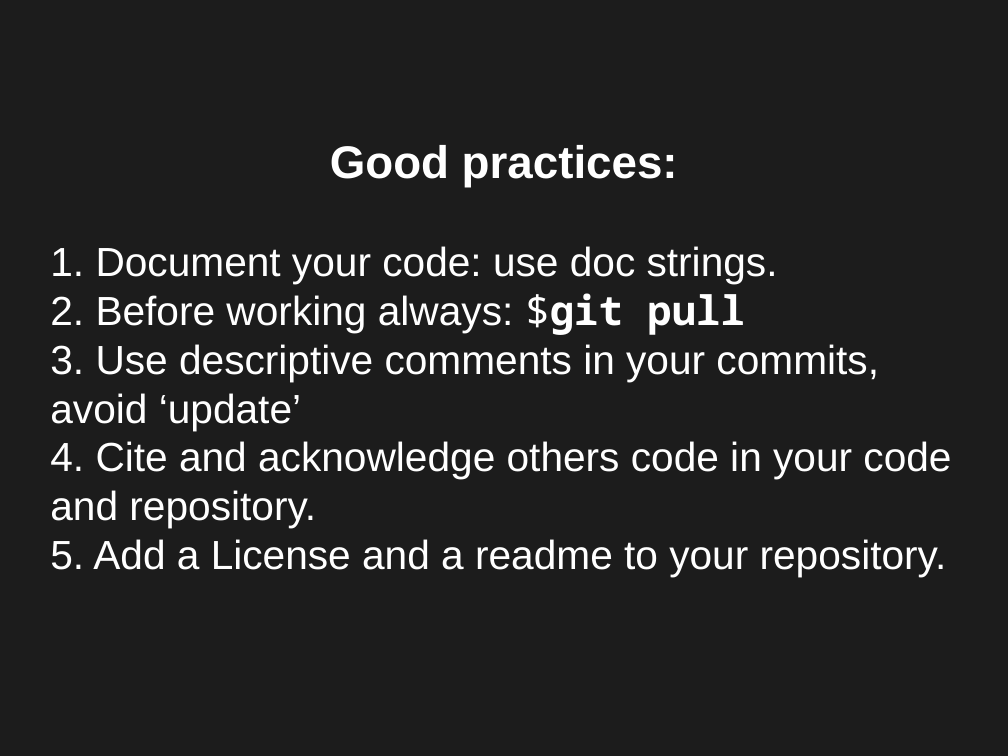
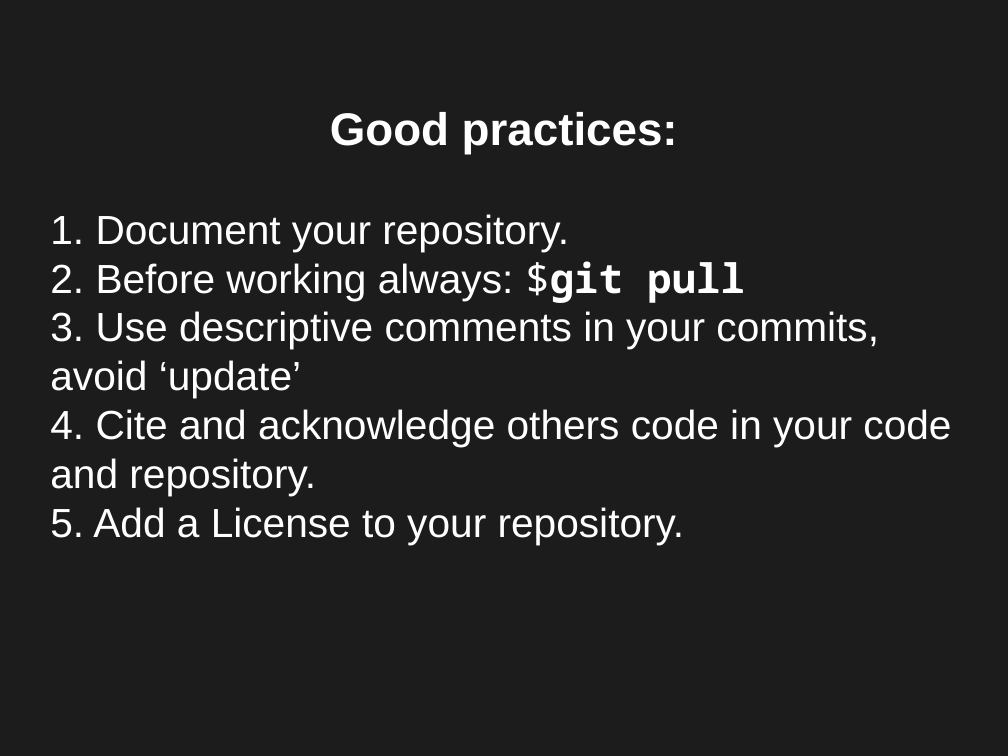
Before and after one commit to jngaravitoc/github_hands_on, a slide deck: slide 22 of git.odp. Drawn at 1008x756 pixels with LibreOffice and Linux fonts; fonts in the diff are those of the drawing. Boxes give left, top, right and bottom in pixels: in the first picture for what was removed or moved away, otherwise in the second. Text is boxed around its words. In the diff, an @@ line names an element or a change of style, - is before the commit and + after.

```diff
--- a/git.odp
+++ b/git.odp
@@ subtitle at bbox=[50, 214, 569, 252]: text changed @@
-1. Document your code: use doc strings.
+1. Document your repository.
@@ subtitle at bbox=[50, 507, 685, 544]: text changed @@
-5. Add a License and a readme to your repository.
+5. Add a License to your repository.
```
Also in this commit, not shown: 11 other slides changed, 1 slide added, 1 slide removed, 1 other file.
